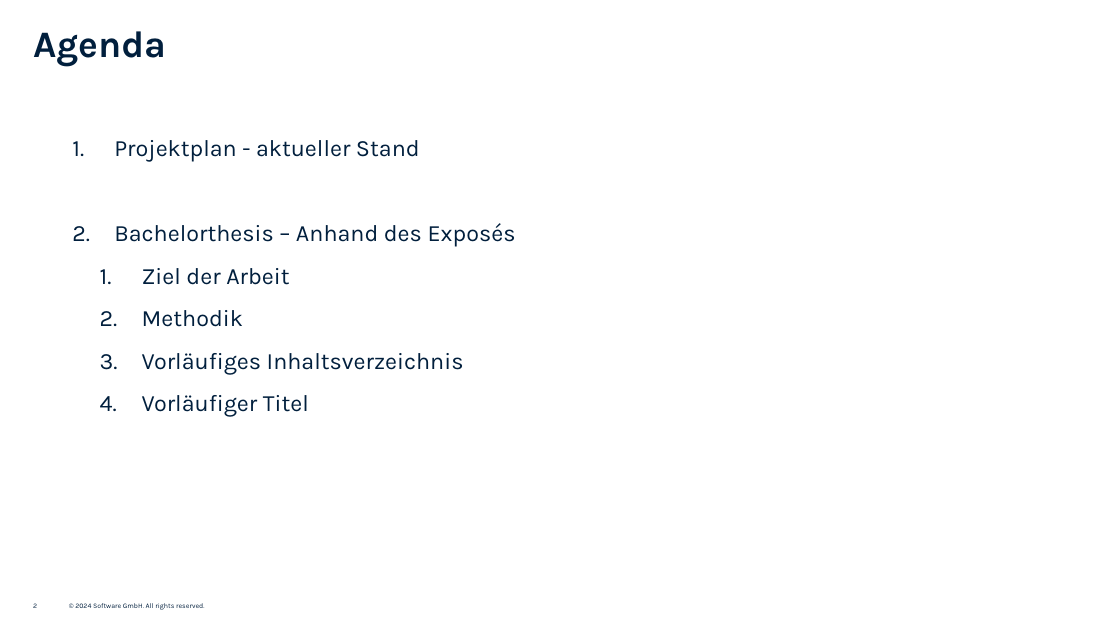
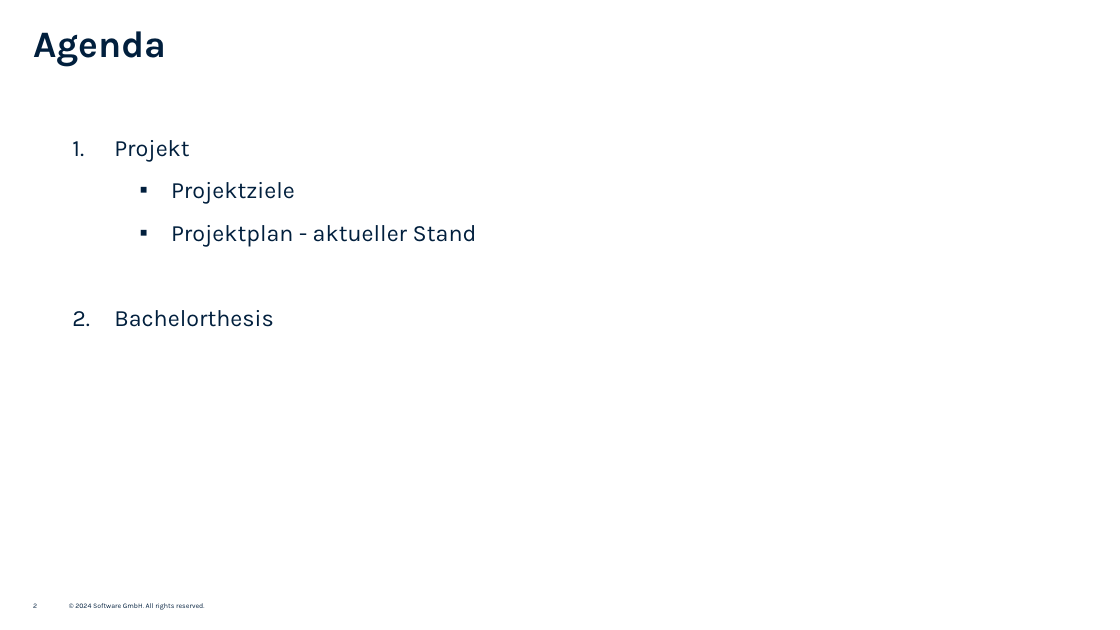
Before and after one commit to sxndrx-cxlxnx/h_da_B7-BA-Expose, a slide deck: slide 2 of Docs/2_SM - mehr Folien.pptx. Drawn at 1120x630 pixels with LibreOffice and Linux fonts; fonts in the diff are those of the drawing. Boxes give left, top, right and bottom in pixels: in the first picture for what was removed or moved away, otherwise in the second. Text is boxed around its words. In the diff, an @@ line names an element or a change of style, - is before the commit and + after.

```diff
--- a/Docs/2_SM - mehr Folien.pptx
+++ b/Docs/2_SM - mehr Folien.pptx
@@ text at box(114, 140, 295, 204): paragraphs added @@
+1. Projekt
+      ▪ Projektziele
@@ text at box(171, 225, 477, 246): bullet 1. to ▪; list level 1 to 4 in "Projektplan - aktueller Stand" @@
@@ text at box(114, 310, 274, 327): text changed @@
-2. Bachelorthesis – Anhand des Exposés
-      1. Ziel der Arbeit
-      2. Methodik
-      3. Vorläufiges Inhaltsverzeichnis
-      4. Vorläufiger Titel
+2. Bachelorthesis
```
Also in this commit, not shown: 4 other slides changed, 1 slide added, 3 slides removed, 18 other files.
